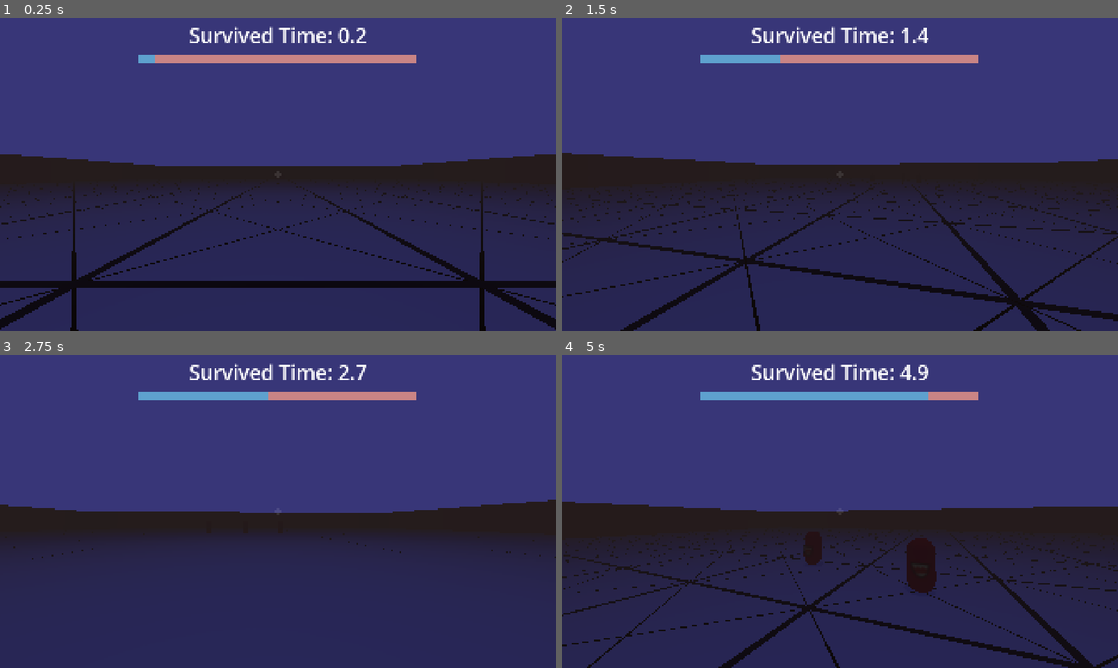
Above: before the commit, frames 1-4 (two rows, left to right).
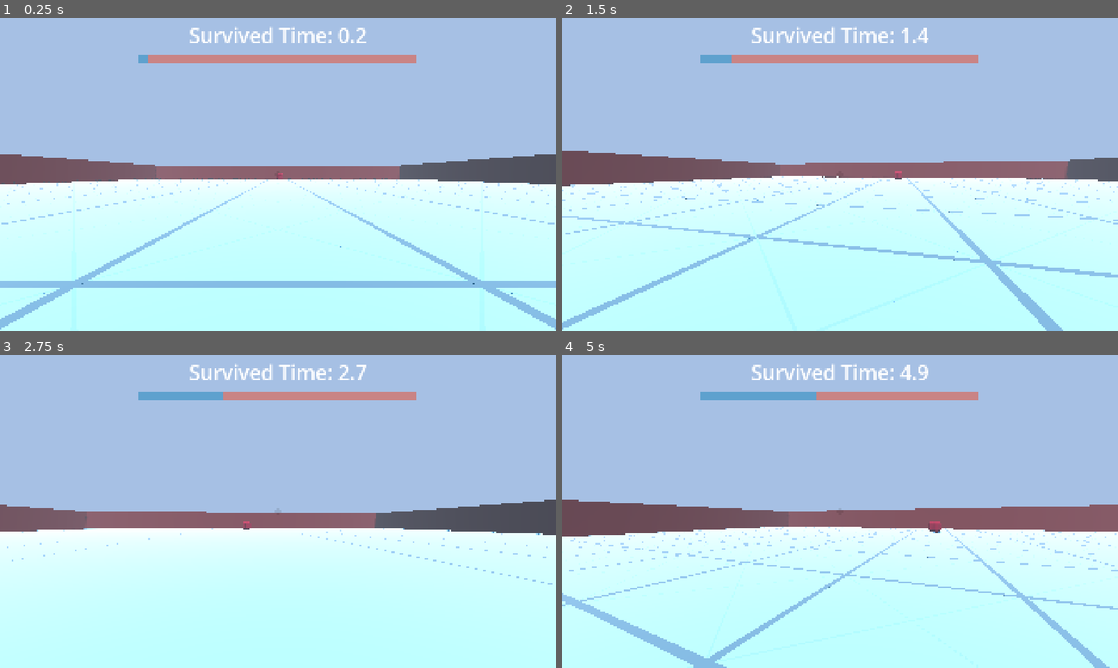
Above: after the commit, the same moments.

Repository: robotmaster/3d_game
Game: Godot game, scene res://scenes/main.tscn
Two runs of this game, one before a commit and one after it. Both use one fixed random seed, a clock stepped at 60 frames per second and the inputs below.
Inputs (mouse positions are in pixels of both pictures, inside the frame that each line leads up to):
- Up to frame 1 (0.25 s): no input
- Up to frame 2 (1.5 s): move the mouse to (867, 174) at 0.52 s; hold W (forward) from 0.53 s (still down); tap Shift (sprint) at 0.6 s; tap Space at 0.77 s; move the mouse to (812, 174) at 1.27 s; click (812, 174) at 1.35 s
- Up to frame 3 (2.75 s): keep holding W (forward); tap Space at 1.52 s; tap Shift (sprint) at 1.55, 2.1 s; move the mouse to (289, 505) at 2.02 s
- Up to frame 4 (5 s): keep holding W (forward); move the mouse to (834, 517) at 2.77 s; tap Shift (sprint) at 2.85, 3.8, 4.35 s; tap Space at 3.02, 3.77, 4.52 s; move the mouse to (878, 514) at 3.52 s; click (878, 514) at 3.6 s; move the mouse to (795, 508) at 4.27 s

The runs differ from the first frame. In frame 1, 98% of the frame differs, in the area x 0-100%, y 0-100%; in frame 2, 99%; in frame 3, 99%; in frame 4, 99%.

Commit message:
halfway through overhauling movement, will refactor some code next

Diff:
--- a/3d-scary/project.godot
+++ b/3d-scary/project.godot
@@ -83,3 +83,7 @@
 "events": [Object(InputEventMouseButton,"resource_local_to_scene":false,"resource_name":"","device":-1,"window_id":0,"a …(253 unchanged characters)…
 ]
 }
+
+[physics]
+
+3d/default_gravity=10.0
--- a/3d-scary/scripts/global.gd
+++ b/3d-scary/scripts/global.gd
@@ -21,7 +21,7 @@
 var screen_shake_decay = 0.1
 
 var settings = {
-	"scary": true
+	"scary": false
 }
 
 func _ready() -> void:
--- a/3d-scary/scripts/highlight_line.gd
+++ b/3d-scary/scripts/highlight_line.gd
@@ -6,7 +6,7 @@
 # Called when the node enters the scene tree for the first time.
 func _ready() -> void:
 	if Global.settings.scary:
-		$Particles.mesh.material.albedo_color = Color(0.25, 0.4, 0.25, 0.2)
+		$Particles.mesh.material.albedo_color = Color(0.3, 0.35, 0.3, 0.2)
 	else:
 		$Particles.mesh.material.albedo_color = Color(0.85, 1 ,0.85, 0.2)
 	$LineMesh.scale = Vector3(Floor.LINE_SIZE / 2, 1, Floor.TILE_SIZE / 2 + Floor.LINE_SIZE / 2)
--- a/3d-scary/scripts/monster.gd
+++ b/3d-scary/scripts/monster.gd
@@ -43,8 +43,8 @@
 
 	var direction = (target - Vector2(global_position.x, global_position.z)).normalized()
 
-	linear_velocity.x += direction.x * max_speed * ACCELERATION_MULT
-	linear_velocity.z += direction.y * max_speed * ACCELERATION_MULT
+	#linear_velocity.x += direction.x * max_speed * ACCELERATION_MULT
+	#linear_velocity.z += direction.y * max_speed * ACCELERATION_MULT
 
 	if linear_velocity.length() > max_speed:
 		linear_velocity = linear_velocity.normalized() * max_speed
--- a/3d-scary/scripts/player.gd
+++ b/3d-scary/scripts/player.gd
@@ -1,12 +1,21 @@
 extends CharacterBody3D
 class_name PlayerType
 
-@export var SPEED := 4.7
-@export var SPRINT_SPEED_MULT := 2
-@export var SIDEWAYS_SPRINT_NERF = 0.4
+@export var SPEED := 4.4
+@export var SPEED_ACCELLERATION = 0.2
+@export var AIR_SPEED_ACCEL_MULT := 0.04
+
+
+@export var FRICTION_PER_FRAME := 0.8
+@export var AIR_FRICTION_PER_FRAME := 0.95
+@export var SPRINT_SPEED_MULT := 1.7
+@export var SIDEWAYS_SPRINT_NERF = 0.2
 @export var STAMINA_TIME = 2
 @export var STAMINA_REGEN_TIME = 4.5
-@export var JUMP_VELOCITY := 4.5
+
+@export var JUMP_VELOCITY := 4
+@export var JUMP_STAMINA = 0.2
+
 @export var CAMERA_SEE_LENGTH = 10
 
 @export var MONSTER_COUNT := 1
@@ -115,6 +124,24 @@
 func _process(delta: float) -> void:
 	handle_wall_highlight()
 
+func get_max_sprint_speed_vector(dir: Vector2) -> Vector3:
+
+	var normalized = dir.normalized()
+
+	var direction = (transform.basis * Vector3(normalized.x, 0, normalized.y)).normalized()
+	var sprint_extra = transform.basis * Vector3(normalized.x * SIDEWAYS_SPRINT_NERF, 0, normalized.y) * (SPRINT_SPEED_MULT - 1)
+	if dir.y > 0:
+		sprint_extra = transform.basis * Vector3(normalized.x * SIDEWAYS_SPRINT_NERF, 0, normalized.y * SIDEWAYS_SPRINT_NERF) * (SPRINT_SPEED_MULT - 1)
+	return direction + sprint_extra
+
+func get_max_sprint_speed_in_dir(dir: Vector2):
+
+	var vector_based_on_looking_direction = transform.basis.inverse() * Vector3(dir.x, 0, dir.y)
+	var movement_vector = get_max_sprint_speed_vector(Vector2(vector_based_on_looking_direction.x, vector_based_on_looking_direction.z))
+	return movement_vector
+
+	#return get_max_sprint_speed_vector(Vector2(x_component, y_component))
+
 func handle_movement(delta):
 	#prevent moving into wall the moment it is pressed
 	#var saved_velocity = velocity
@@ -133,24 +160,53 @@
 	var input_dir := Vector2(horizontal_input, forward_input).normalized()
 	var direction := (transform.basis * Vector3(input_dir.x, 0, input_dir.y)).normalized()
 
-	if direction and Global.get_input("sprint") and stamina > 0:
-		if input_dir.y < 0:
-			direction += transform.basis * Vector3(input_dir.x * SIDEWAYS_SPRINT_NERF, 0, input_dir.y) * (SPRINT_SPEED_MULT - 1)
+	if direction and is_on_floor() and Global.get_input("sprint") and stamina > 0:
+		direction = get_max_sprint_speed_vector(input_dir)
+	#friction
+	if is_on_floor():
+		velocity.x *= FRICTION_PER_FRAME
+		velocity.z *= FRICTION_PER_FRAME
+	else:
+		velocity.x *= AIR_FRICTION_PER_FRAME
+		velocity.z *= AIR_FRICTION_PER_FRAME
+	if direction:
+		if is_on_floor():
+			var velocity_2d := Vector2(velocity.x, velocity.z)
+			var original_velocity_2d = velocity_2d
+
+			velocity_2d.x += direction.x * SPEED
+			velocity_2d.y += direction.z * SPEED
+
+			if Global.get_input("sprint"):
+				pass
+				if velocity_2d.length() > (get_max_sprint_speed_in_dir(velocity_2d) * SPEED).length():
+					if original_velocity_2d.length() > (get_max_sprint_speed_in_dir(original_velocity_2d) * SPEED).length():
+						velocity_2d = original_velocity_2d
+					else:
+
+						var spint_speed = get_max_sprint_speed_in_dir(velocity_2d) * SPEED
+						velocity_2d = Vector2(spint_speed.x, spint_speed.z)
+			else:
+				if velocity_2d.length() > SPEED:
+					if original_velocity_2d.length() > SPEED:
+						velocity_2d = original_velocity_2d
+					else:
+						velocity_2d = velocity_2d.normalized() * SPEED
+			velocity.x = velocity_2d.x
+			velocity.z = velocity_2d.y
+
+
+			#if Vector2(velocity.x, velocity.z).length() > SPEED:
+		#Vector2(velocity.x, velocity.z).length() = SPEED
 		else:
-			direction += transform.basis * Vector3(input_dir.x * SIDEWAYS_SPRINT_NERF, 0, input_dir.y * SIDEWAYS_SPRINT_NERF) * (SPRINT_SPEED_MULT - 1)
-	if direction:
-		velocity.x = direction.x * SPEED
-		velocity.z = direction.z * SPEED
-	else:
-		velocity.x *= 0.8
-		velocity.z *= 0.8
-
-
-	if Global.get_input("sprint"):
+			velocity.x += direction.x * SPEED * AIR_SPEED_ACCEL_MULT
+			velocity.z += direction.z * SPEED * AIR_SPEED_ACCEL_MULT
+
+	if Global.get_input("sprint") and direction and is_on_floor():
 		stamina -= delta
 		if stamina < 0:
 			stamina = 0
-	else:
+	elif is_on_floor():
 		stamina += STAMINA_TIME / STAMINA_REGEN_TIME * delta
 		if stamina > STAMINA_TIME:
 			stamina = STAMINA_TIME
